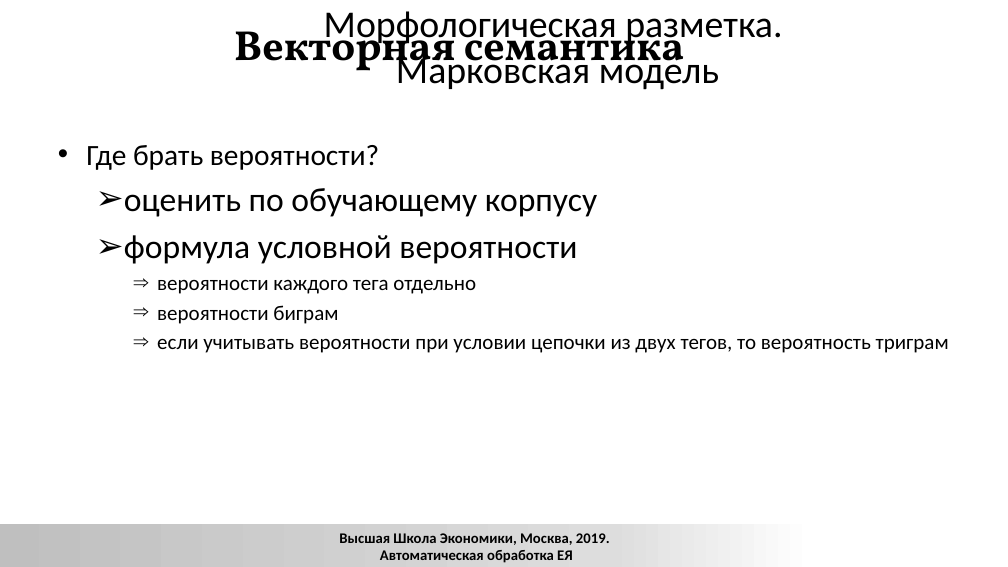
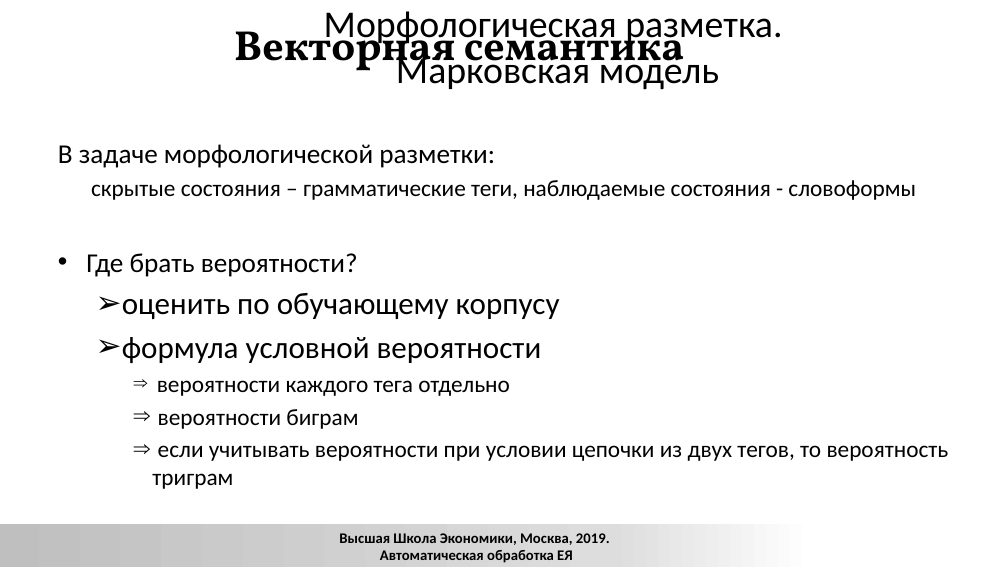
Before and after one commit to xngoli/nlp2019, a slide deck: slide 72 of lectures/2019_CL1_L_disambiguation.pptx (slide 66 before the commit). Drawn at 1008x567 pixels with LibreOffice and Linux fonts; fonts in the diff are those of the drawing; background and template pictures are left out. Boxes give left, top, right and bottom in pixels: in the first picture for what was removed or moved away, otherwise in the second. Text is boxed around its words. In the diff, an @@ line names an element or a change of style, - is before the commit and + after.

```diff
--- a/lectures/2019_CL1_L_disambiguation.pptx
+++ b/lectures/2019_CL1_L_disambiguation.pptx
@@ text at bbox=[58, 144, 916, 200]: paragraphs added @@
+В задаче морфологической разметки:
+  скрытые состояния – грамматические теги, наблюдаемые состояния - словоформы
@@ text at bbox=[86, 253, 949, 489]: size 28 to 25.9 pt in "Где брать вероятности?"; size 32 to 29.6 pt in "оценить по обучающему корпусу", "формула условной вероятности"; size 20 to 22.2 pt in "вероятности каждого тега отдельно", "вероятности биграм", "если учитывать вероятности при условии цепочки из ..." @@
```
Also in this commit, not shown: 16 other slides changed, 10 slides added, 3 slides removed, 2 other files.
